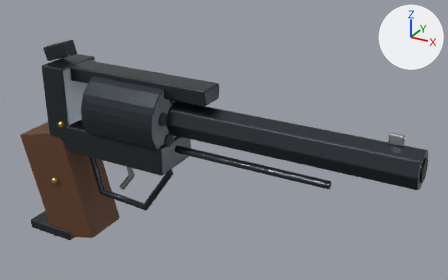
What one commit did to the Blender file environment/weapons/adams_1851/adams_1851.blend.
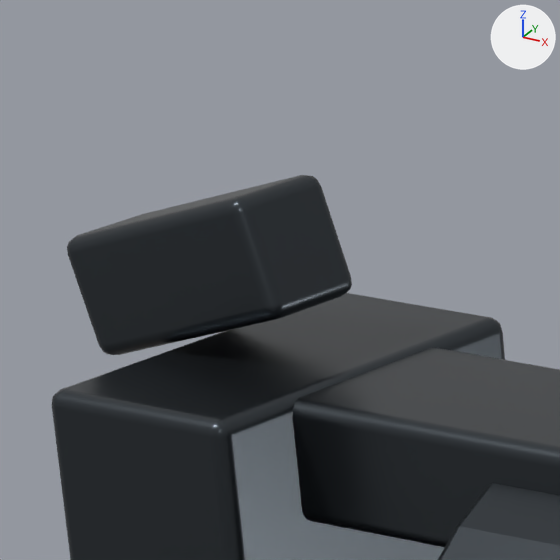
The first picture shows the older version from a camera (50 mm lens) standing at (0.232, -0.368, 0.239) and looking at (0.019, 0.019, 0.045). The close-ups show the older and then the newer version on the part from 8% to 23% of the width and 7% to 30% of the height of that picture. Only the edits that show in the close-ups are written down. Lighting does not change. The marker at upper right points along +X, +Y and +Z.

Names of what the first close-up shows: 'Five chamber cylinder', 'Hammer', 'Rear frame', 'Top strap'.
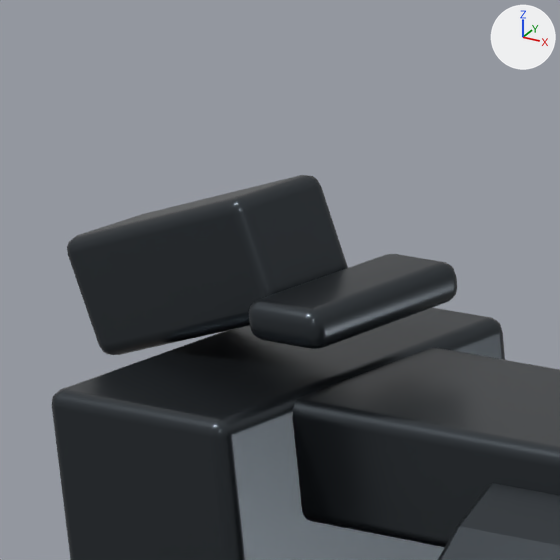
Boxes (x1, y1, x2, y2) around the edits, measured in the close-ups (560 x 560 px):
'Rear sight notch', added
    after: (249, 254, 457, 349)

What changed in the scene script:
```text
Add me_cube_008:
    me_cube_008.from_pydata(...)  # a box spanning x -0.0045..0.0045, y -0.0105..0.0105, z -0.002..0.002
    me_cube_008.materials.append(mat_worn_blued_steel)  # dark grey #42484d
Add ob_rear_sight_notch:
    ob_rear_sight_notch = bpy.data.objects.new('Rear sight notch', me_cube_008)
    ob_rear_sight_notch.location = (-0.105, 0.0, 0.101)
    _m = ob_rear_sight_notch.modifiers.new('Soft machined edges', 'BEVEL')
    _m.width = 0.0015
    _m.width_pct = 0.0015
    _m.segments = 3
    _m = ob_rear_sight_notch.modifiers.new('Weighted normals', 'WEIGHTED_NORMAL')
```
